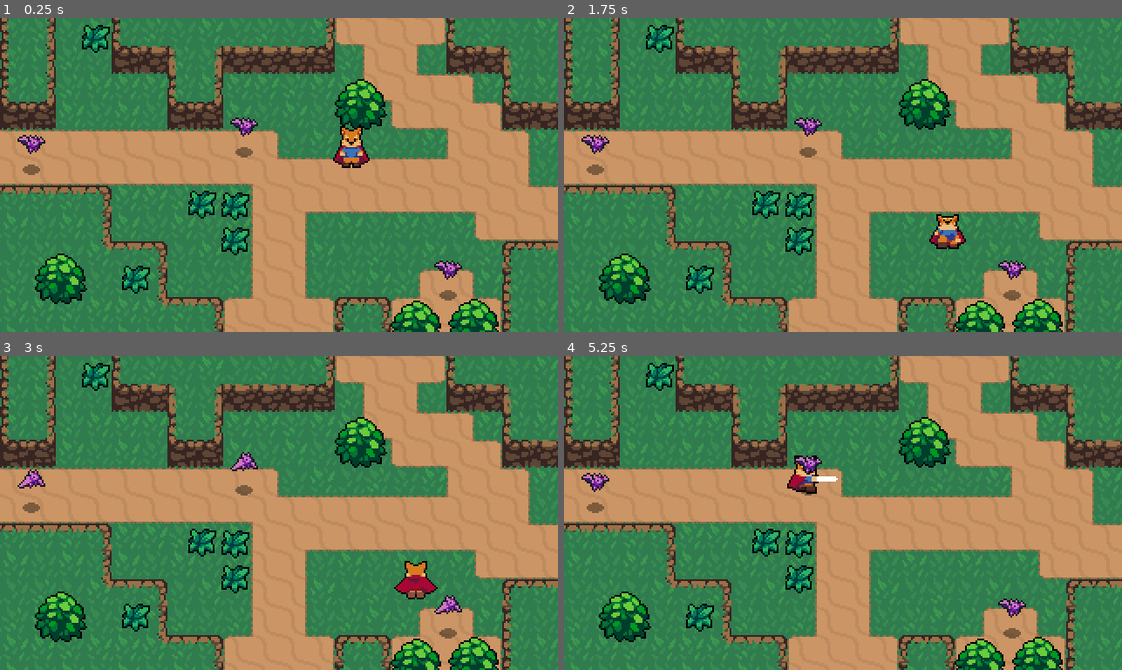
Above: before the commit, frames 1-4 (two rows, left to right).
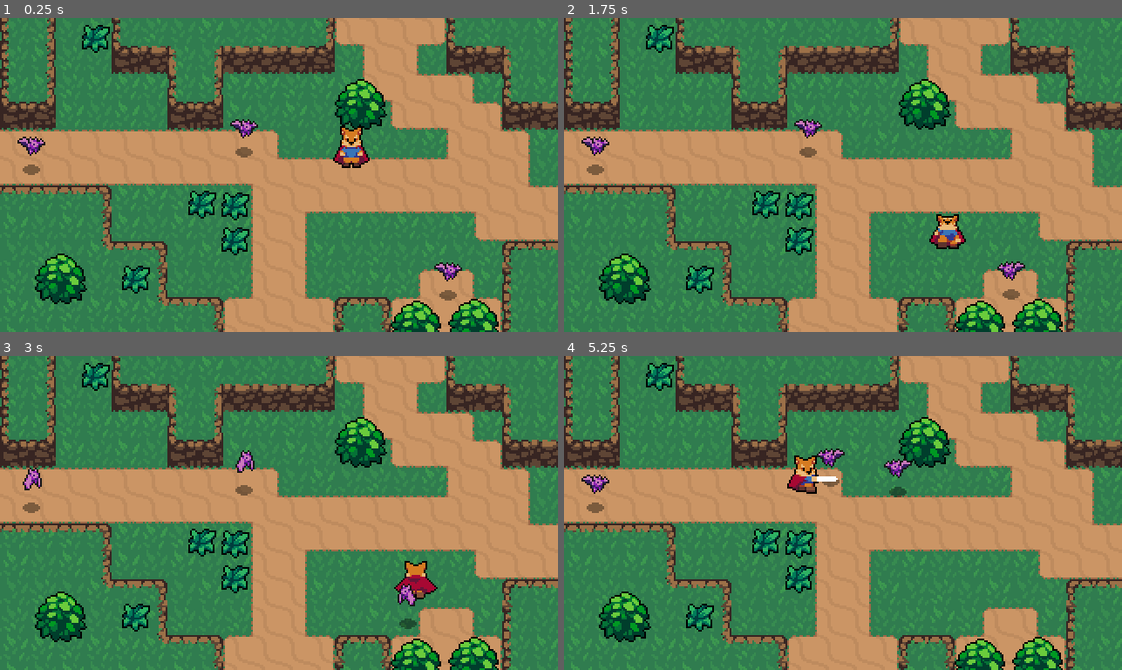
Above: after the commit, the same moments.

Repository: dmitriy-shmilo/hb-rpg
Game: Godot game, scene res://World.tscn
Two runs of this game, one before a commit and one after it. Both use one fixed random seed, a clock stepped at 60 frames per second and the inputs below.
Inputs:
- Up to frame 1 (0.25 s): no input
- Up to frame 2 (1.75 s): hold Right (ui_right) 0.53-1.28 s; tap Space (attack) at 0.6 s; hold Down (ui_down) from 1.28 s (still down); tap Shift (roll) at 1.35 s
- Up to frame 3 (3 s): release Down (ui_down) at 2.03 s; hold Right (ui_right) 2.03-2.78 s; tap Space (attack) at 2.1 s; hold Up (ui_up) from 2.78 s (still down); tap Shift (roll) at 2.85 s
- Up to frame 4 (5.25 s): release Up (ui_up) at 3.53 s; hold Left (ui_left) 3.53-5.03 s; tap Space (attack) at 3.6, 5.1 s; tap Shift (roll) at 4.35 s; hold Down (ui_down) from 5.03 s (still down)

The runs differ from the first frame. In frame 1, 0.5% of the frame differs, in the area x 3-83%, y 31-84%; in frame 2, 0.5%; in frame 3, 0.8%; in frame 4, 1.1%, in the area x 3-83%, y 29-90%.

Commit message:
Lesson 16

Diff:
--- /dev/null
+++ b/Effects/HitEffect.tscn
@@ -0,0 +1,24 @@
+[gd_scene load_steps=6 format=2]
+
+[ext_resource path="res://Effects/Effect.gd" type="Script" id=1]
+[ext_resource path="res://Effects/HitEffect.png" type="Texture" id=2]
+
+[sub_resource type="AtlasTexture" id=1]
+atlas = ExtResource( 2 )
+region = Rect2( 0, 0, 24, 24 )
+
+[sub_resource type="AtlasTexture" id=2]
+atlas = ExtResource( 2 )
+region = Rect2( 24, 0, 24, 24 )
+
+[sub_resource type="SpriteFrames" id=3]
+animations = [ {
+"frames": [ SubResource( 1 ), SubResource( 2 ) ],
+"loop": true,
+"name": "default",
+"speed": 10.0
+} ]
+
+[node name="AnimatedSprite" type="AnimatedSprite"]
+frames = SubResource( 3 )
+script = ExtResource( 1 )
--- a/Enemies/Bat.gd
+++ b/Enemies/Bat.gd
@@ -1,12 +1,51 @@
 extends KinematicBody2D
 
+enum {
+	STATE_IDLE,
+	STATE_WANDER,
+	STATE_CHASE
+}
+
+const deathEffectScene = preload("res://Effects/EnemyDeathEffect.tscn")
+
+export var acceleration = 300
+export var max_speed = 50
+export var friction = 200
+
+var state = STATE_CHASE
+var velocity = Vector2.ZERO
 var knockback = Vector2.ZERO
+
 onready var stats = $Stats
-const deathEffectScene = preload("res://Effects/EnemyDeathEffect.tscn")
+onready var animatedSprite = $AnimatedSprite
+onready var playerDetectionZone = $PlayerDetectionZone
 
 func _physics_process(delta):
 	knockback = knockback.move_toward(Vector2.ZERO, 200 * delta)
 	knockback = move_and_slide(knockback)
+
+	match state:
+		STATE_IDLE:
+			velocity = velocity.move_toward(Vector2.ZERO, friction * delta)
+			seek_player()
+
+		STATE_WANDER:
+			pass
+		STATE_CHASE:
+			var player = playerDetectionZone.player
+
+			if player != null:
+				var direction = (player.global_position - global_position).normalized()
+				velocity = velocity.move_toward(direction * max_speed, acceleration * delta)
+			else:
+				state = STATE_IDLE
+
+	animatedSprite.flip_h = velocity.x < 0
+	velocity = move_and_slide(velocity)
+
+func seek_player():
+	if playerDetectionZone.can_see_player():
+		state = STATE_CHASE
 
 func _on_Area2D_area_entered(area):
 	knockback = area.knockback_vector * 120
--- a/Enemies/Bat.tscn
+++ b/Enemies/Bat.tscn
@@ -1,10 +1,11 @@
-[gd_scene load_steps=14 format=2]
+[gd_scene load_steps=16 format=2]
 
 [ext_resource path="res://Enemies/Bat.png" type="Texture" id=1]
 [ext_resource path="res://Shadows/SmallShadow.png" type="Texture" id=2]
 [ext_resource path="res://Overlap/Hurtbox.tscn" type="PackedScene" id=3]
 [ext_resource path="res://Enemies/Bat.gd" type="Script" id=4]
 [ext_resource path="res://Stats.tscn" type="PackedScene" id=5]
+[ext_resource path="res://Enemies/PlayerDetectionZone.tscn" type="PackedScene" id=6]
 
 [sub_resource type="AtlasTexture" id=1]
 atlas = ExtResource( 1 )
@@ -41,6 +42,9 @@
 radius = 6.0
 height = 6.0
 
+[sub_resource type="CircleShape2D" id=9]
+radius = 54.0093
+
 [node name="Bat" type="KinematicBody2D"]
 collision_layer = 16
 script = ExtResource( 4 )
@@ -48,7 +52,7 @@
 [node name="AnimatedSprite" type="AnimatedSprite" parent="."]
 frames = SubResource( 6 )
 animation = "Fly"
-frame = 1
+frame = 2
 playing = true
 offset = Vector2( 0, -12 )
 
@@ -68,7 +72,15 @@
 
 [node name="Stats" parent="." instance=ExtResource( 5 )]
 maxHealth = 2
+
+[node name="PlayerDetectionZone" parent="." instance=ExtResource( 6 )]
+
+[node name="CollisionShape2D" parent="PlayerDetectionZone" index="0"]
+modulate = Color( 1, 1, 1, 0.219608 )
+shape = SubResource( 9 )
 [connection signal="area_entered" from="Area2D" to="." method="_on_Area2D_area_entered"]
 [connection signal="no_health" from="Stats" to="." method="_on_Stats_no_health"]
 
 [editable path="Area2D"]
+
+[editable path="PlayerDetectionZone"]
--- /dev/null
+++ b/Enemies/PlayerDetectionZone.gd
@@ -0,0 +1,12 @@
+extends Area2D
+
+var player = null
+
+func can_see_player():
+	return player != null
+
+func _on_PlayerDetectionZone_body_entered(body):
+	player = body
+
+func _on_PlayerDetectionZone_body_exited(body):
+	player = null
--- /dev/null
+++ b/Enemies/PlayerDetectionZone.tscn
@@ -0,0 +1,12 @@
+[gd_scene load_steps=2 format=2]
+
+[ext_resource path="res://Enemies/PlayerDetectionZone.gd" type="Script" id=1]
+
+[node name="PlayerDetectionZone" type="Area2D"]
+collision_layer = 0
+collision_mask = 2
+script = ExtResource( 1 )
+
+[node name="CollisionShape2D" type="CollisionShape2D" parent="."]
+[connection signal="body_entered" from="." to="." method="_on_PlayerDetectionZone_body_entered"]
+[connection signal="body_exited" from="." to="." method="_on_PlayerDetectionZone_body_exited"]
--- /dev/null
+++ b/Overlap/Hurtbox.gd
@@ -0,0 +1,10 @@
+extends Area2D
+
+const hitEffectScene = preload("res://Effects/HitEffect.tscn")
+export(bool) var show_hit_effect = true
+
+func _on_Area2D_area_entered(area):
+	if show_hit_effect:
+		var effect = hitEffectScene.instance()
+		effect.global_position = global_position
+		get_tree().current_scene.add_child(effect)
--- a/Overlap/Hurtbox.tscn
+++ b/Overlap/Hurtbox.tscn
@@ -1,7 +1,11 @@
-[gd_scene format=2]
+[gd_scene load_steps=2 format=2]
+
+[ext_resource path="res://Overlap/Hurtbox.gd" type="Script" id=1]
 
 [node name="Area2D" type="Area2D"]
 collision_layer = 0
 collision_mask = 0
+script = ExtResource( 1 )
 
 [node name="CollisionShape2D" type="CollisionShape2D" parent="."]
+[connection signal="area_entered" from="." to="." method="_on_Area2D_area_entered"]
--- a/World/Grass.tscn
+++ b/World/Grass.tscn
@@ -17,6 +17,7 @@
 
 [node name="Area2D" parent="." instance=ExtResource( 3 )]
 collision_layer = 8
+show_hit_effect = false
 
 [node name="CollisionShape2D" parent="Area2D" index="0"]
 position = Vector2( 8, 8 )
